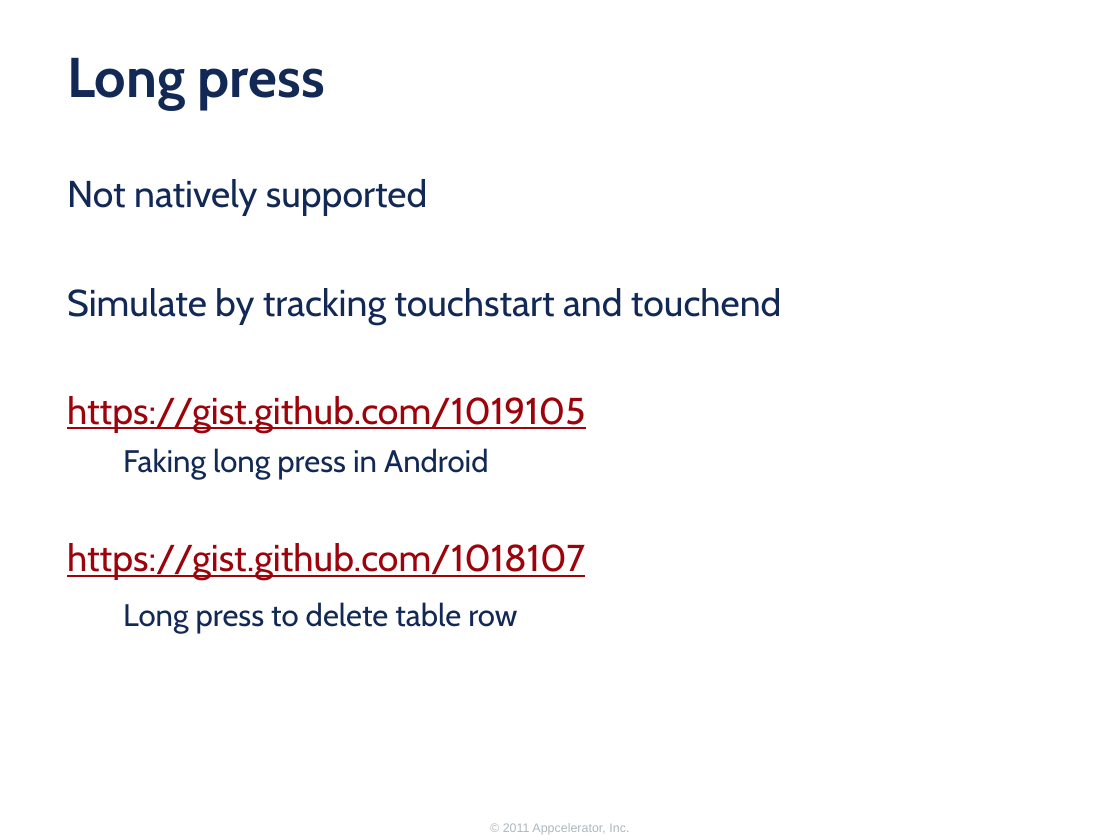
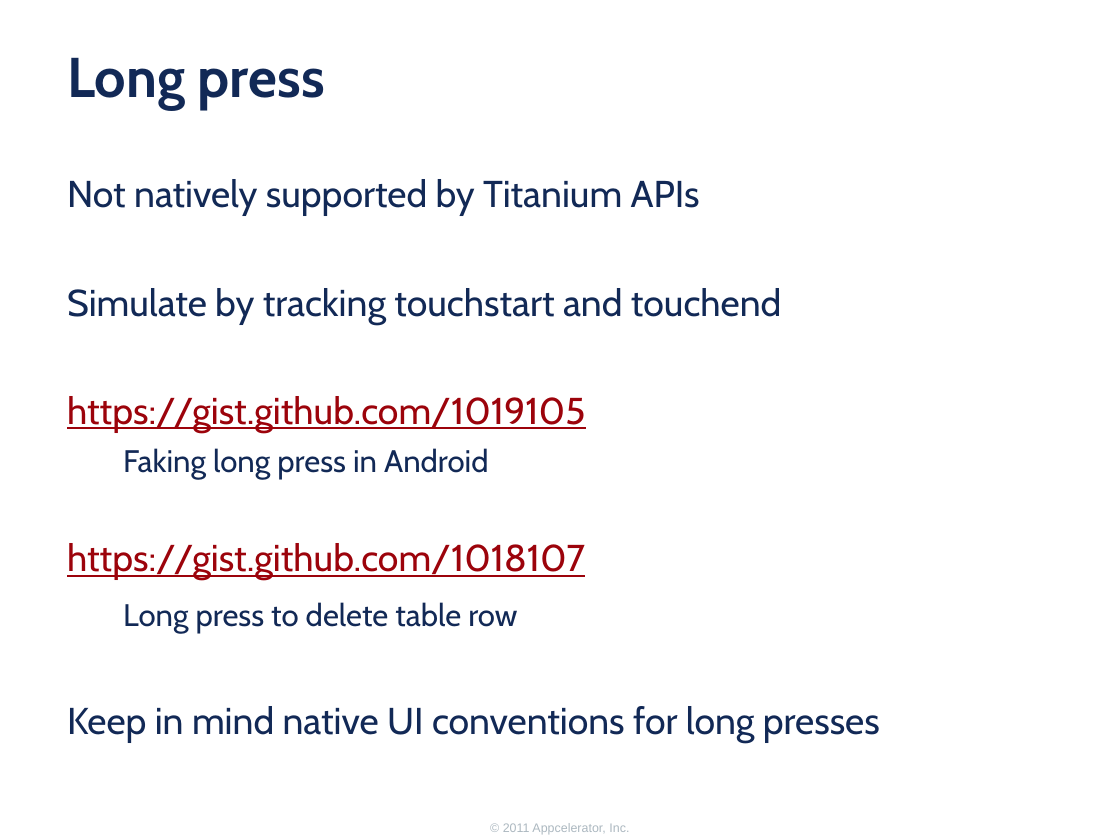
Before and after one commit to appcelerator-forks/appcelerator-training.tcmd_certification, a slide deck: slide 16 of 360/360.pptx (slide 17 before the commit). Drawn at 1120x840 pixels with LibreOffice and Linux fonts; fonts in the diff are those of the drawing; background and template pictures are left out. Boxes give left, top, right and bottom in pixels: in the first picture for what was removed or moved away, otherwise in the second. Text is boxed around its words. In the diff, an @@ line names an element or a change of style, - is before the commit and + after.

```diff
--- a/360/360.pptx
+++ b/360/360.pptx
@@ text at [67,179,700,216]: text changed @@
-Not natively supported
+Not natively supported by Titanium APIs
@@ text at [67,706,755,742]: paragraph added @@
+Keep in mind native UI conventions for long presses
```
Also in this commit, not shown: 5 other slides changed, 1 slide removed.
